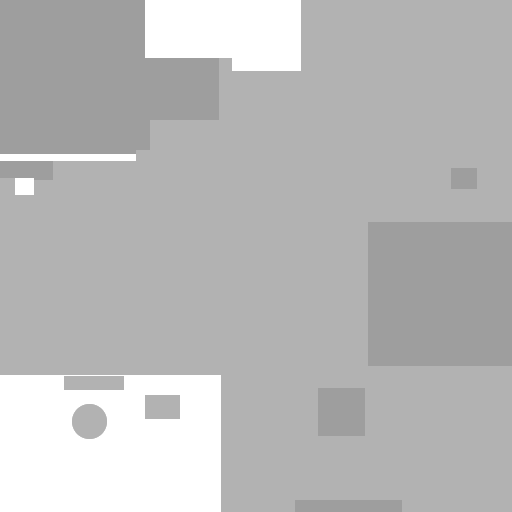
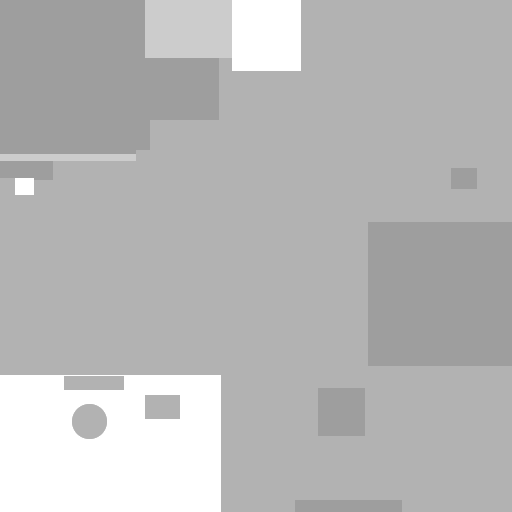
The second 512 × 512 image is a revision of the first. Changes to its layers:
painted on "___MET" over [0, 0, 232, 161]
